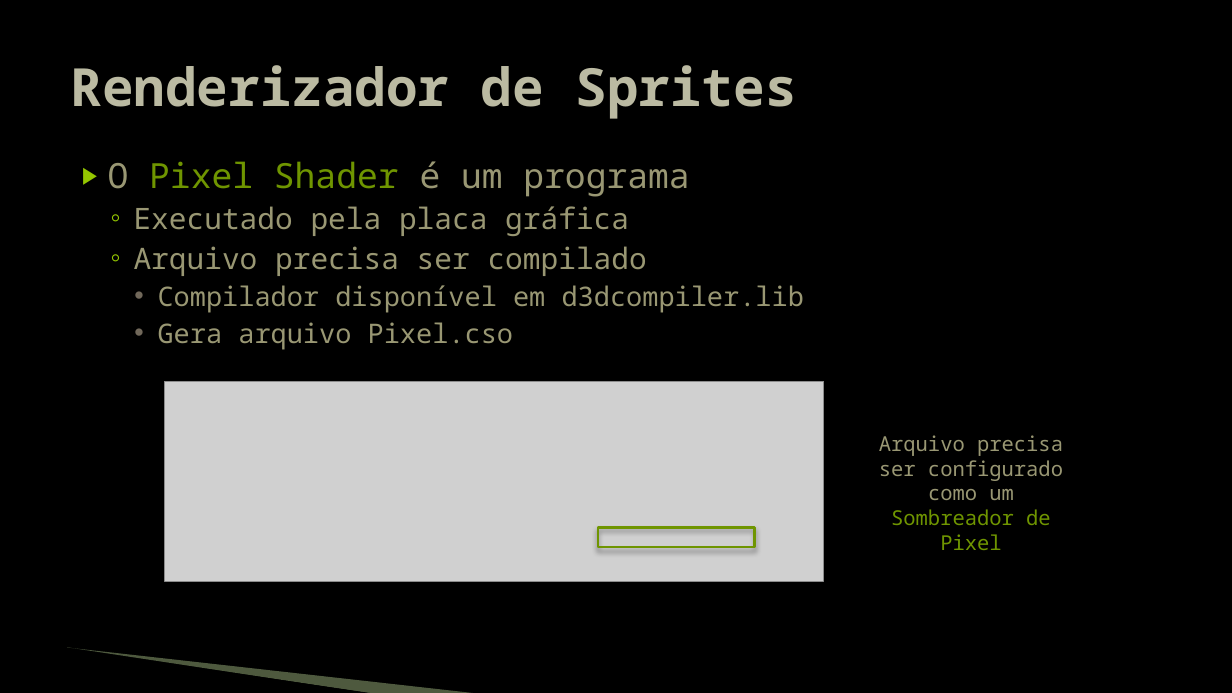
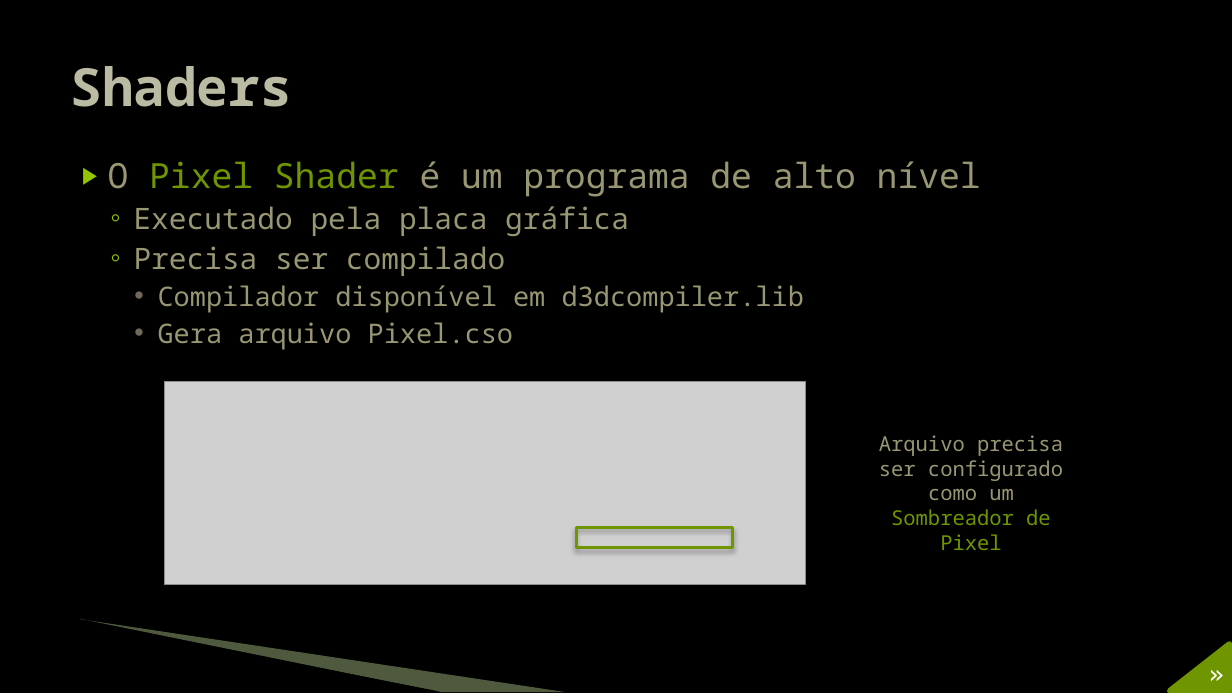
Before and after one commit to JudsonSS/Jogos, a slide deck: slide 12 of Slides/08. Desenho de Sprites.pptx. Drawn at 1232x693 pixels with LibreOffice and Linux fonts; fonts in the diff are those of the drawing; grey boxes stand for pictures; background and template pictures are left out. Boxes give left, top, right and bottom in pixels: in the first picture for what was removed or moved away, otherwise in the second. Text is boxed around its words. In the diff, an @@ line names an element or a change of style, - is before the commit and + after.

```diff
--- a/Slides/08. Desenho de Sprites.pptx
+++ b/Slides/08. Desenho de Sprites.pptx
@@ title at box(71, 66, 292, 107): text changed @@
-Renderizador de Sprites
+Shaders
@@ text at box(108, 161, 981, 197): text changed @@
-▶ O Pixel Shader é um programa
+▶ O Pixel Shader é um programa de alto nível
@@ text at box(134, 246, 505, 276): text changed @@
-  ◦ Arquivo precisa ser compilado
+  ◦ Precisa ser compilado
@@ picture: place and size @@
-picture at box(165, 381, 823, 581)
+picture at box(165, 381, 805, 584)
@@ rectangle: place and size @@
-rectangle at box(598, 528, 754, 548)
+rectangle at box(577, 528, 733, 548)
@@ freeform shape: place and size @@
-freeform shape at box(66, 649, 374, 693)
+freeform shape at box(78, 621, 440, 692)
@@ freeform shape: place and size @@
-freeform shape at box(67, 648, 481, 693)
+freeform shape at box(80, 619, 566, 692)
@@ freeform shape added at box(1170, 644, 1230, 691), fill #6F9400, outline #6F9400 4.33 pt @@
@@ text added at box(1193, 653, 1232, 693), 20 pt, text #FFFFFF @@
+»
```
Also in this commit, not shown: 19 other slides changed.
